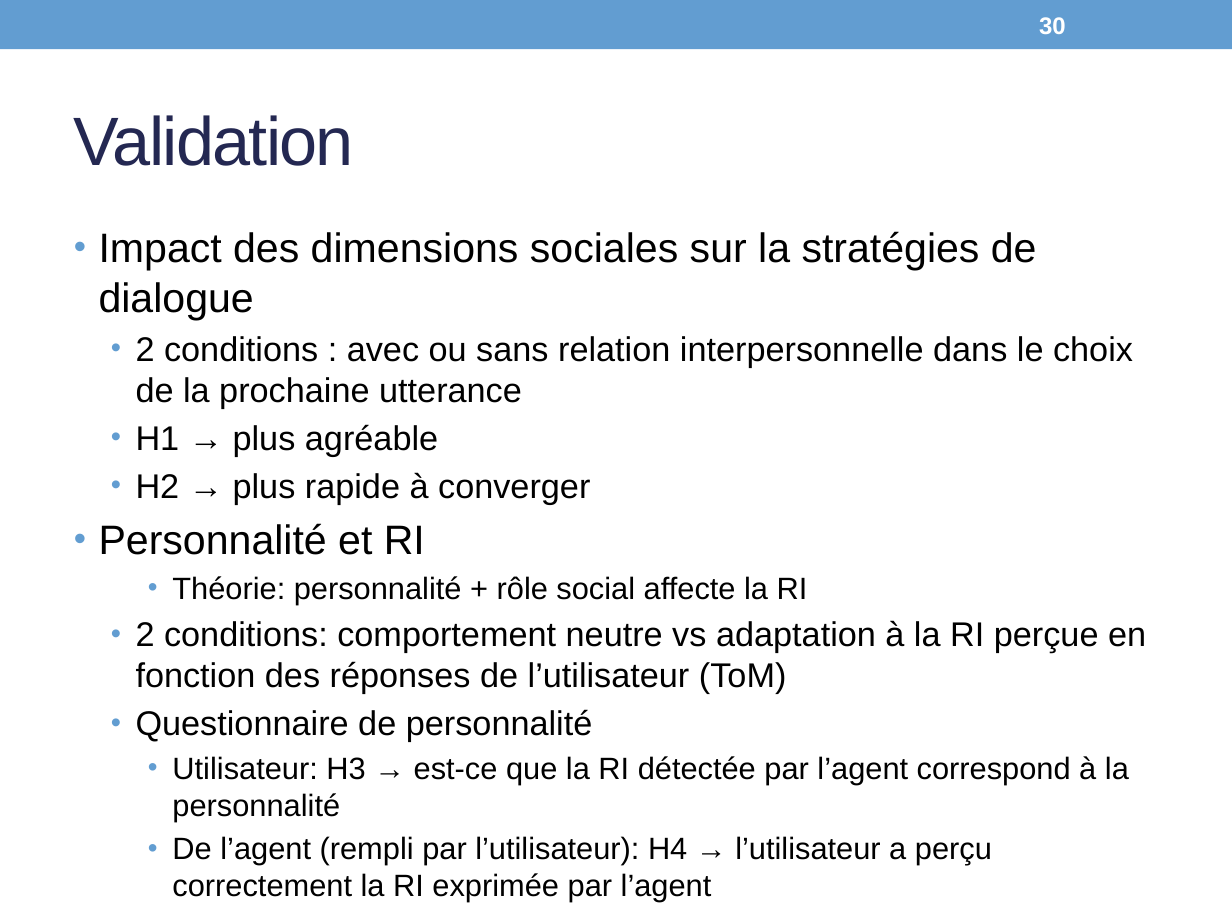
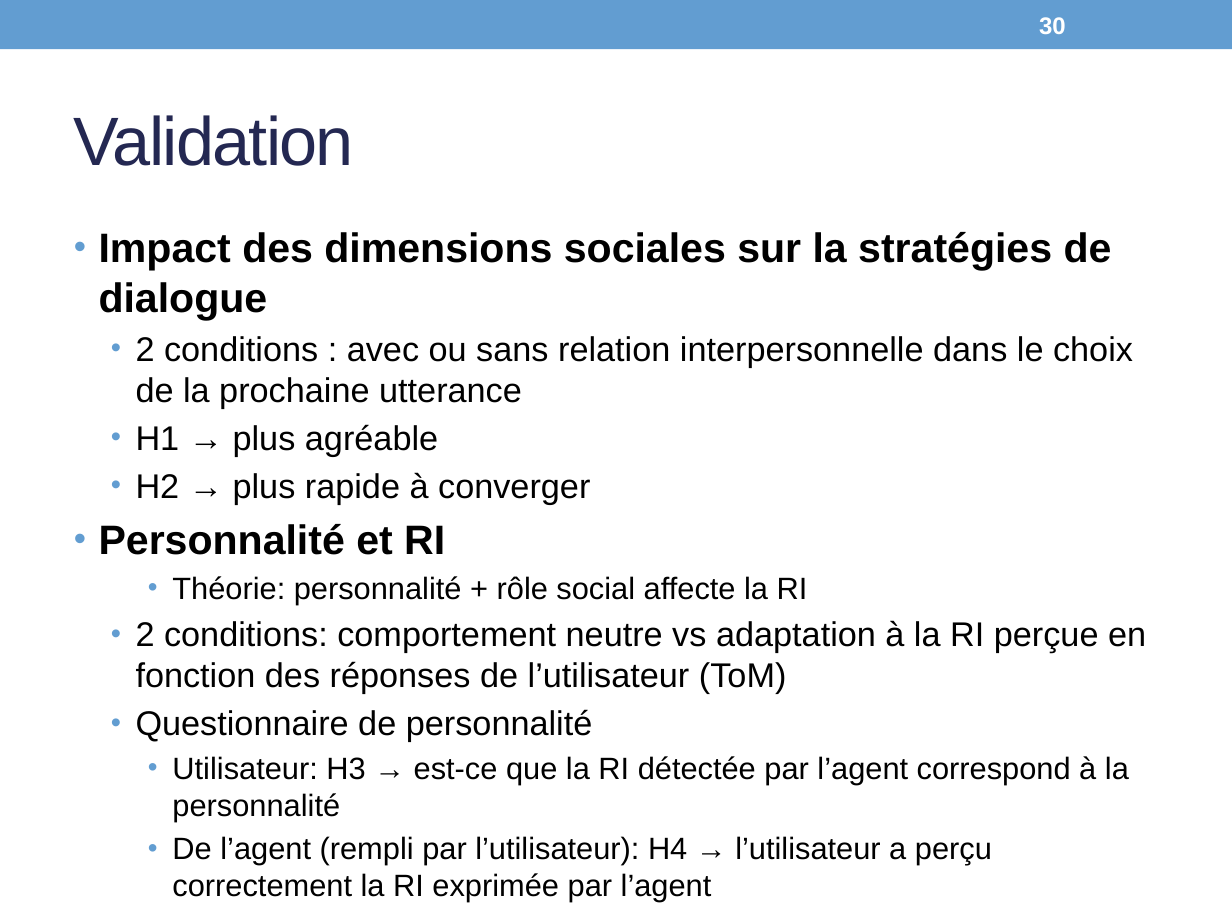
Before and after one commit to Olydia/Discolog, a slide deck: slide 30 of papers/Presentations/CPU_Presentation.pptx. Drawn at 1232x924 pixels with LibreOffice and Linux fonts; fonts in the diff are those of the drawing. Boxes give left, top, right and bottom in pixels: in the first picture for what was removed or moved away, otherwise in the second. Text is boxed around its words. In the diff, an @@ line names an element or a change of style, - is before the commit and + after.

```diff
--- a/papers/Presentations/CPU_Presentation.pptx
+++ b/papers/Presentations/CPU_Presentation.pptx
@@ text at [99, 232, 1112, 555]: bold on in "Impact des dimensions sociales sur la stratégies ...", "Personnalité et RI" @@
```
Also in this commit, not shown: 6 other slides changed, 2 other files.
